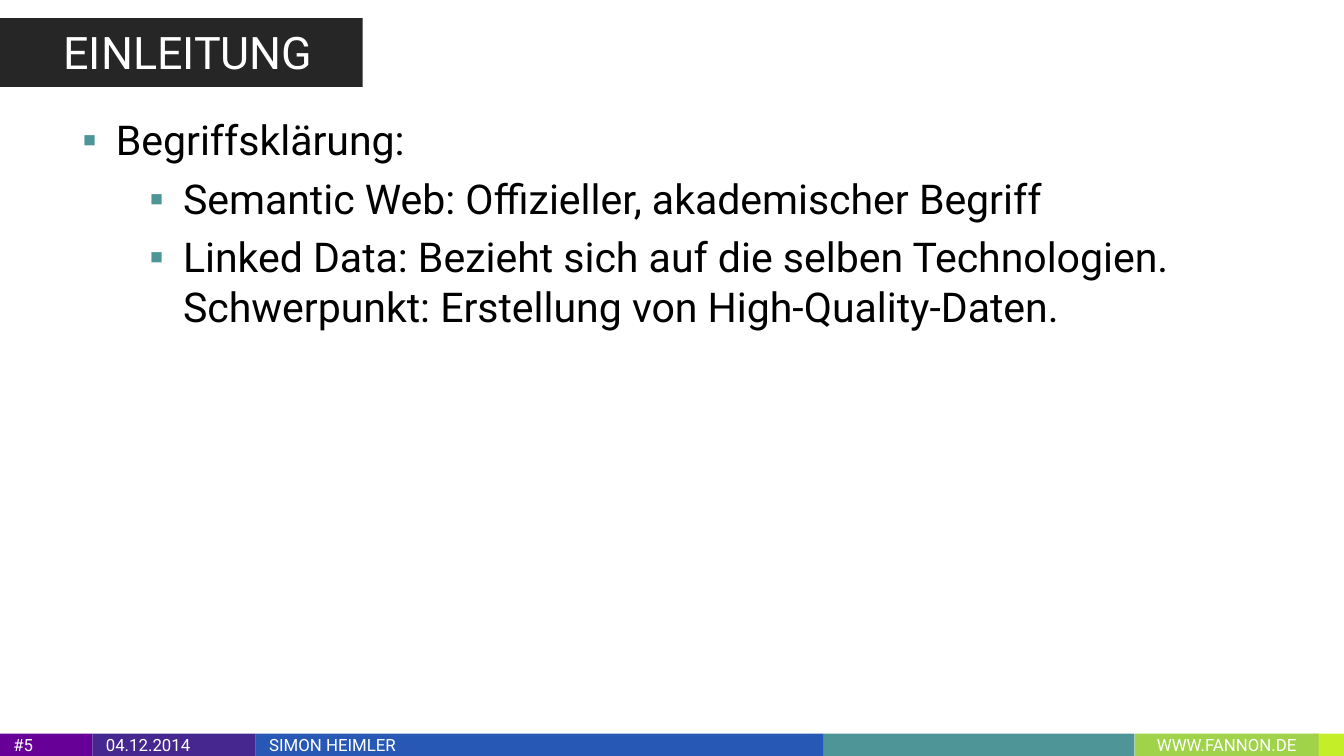
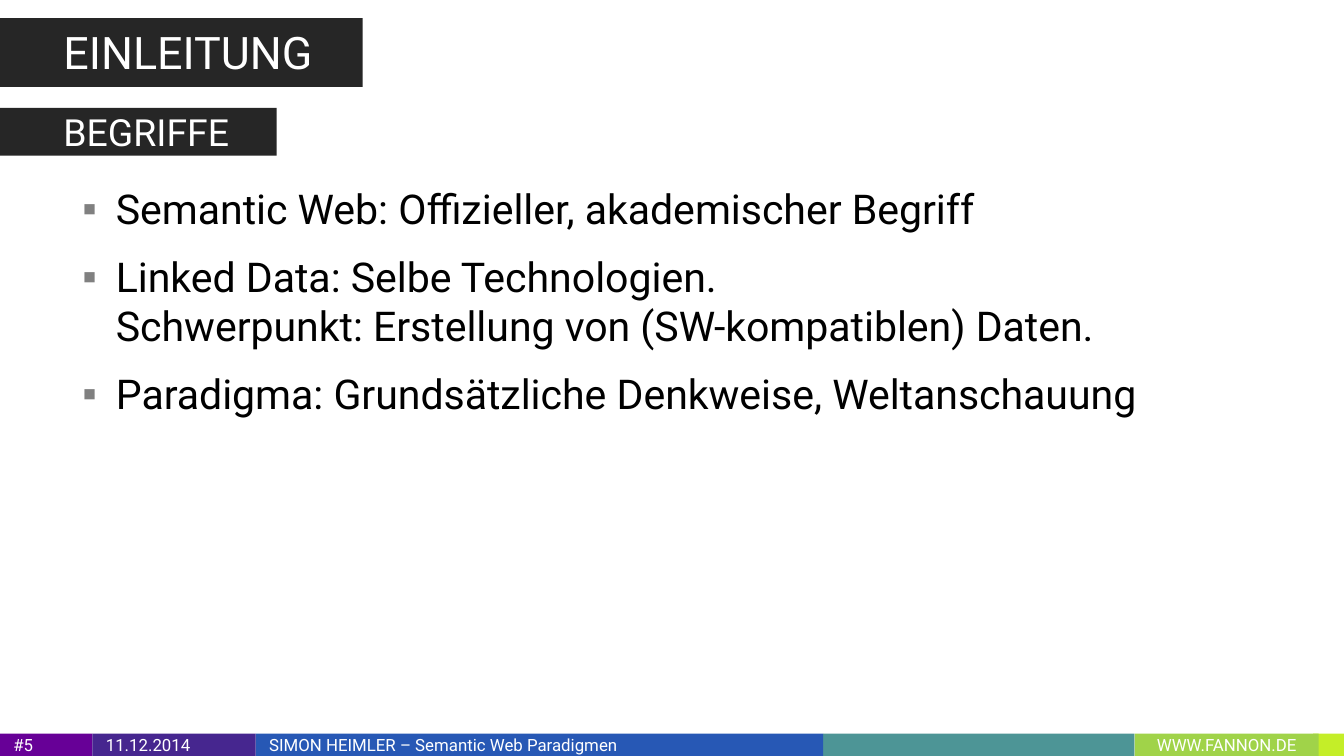
Before and after one commit to Fannon/SemanticWebParadigmen, a slide deck: slide 5 of Semantic Web Paradigmen PPT.pptx. Drawn at 1344x756 pixels with LibreOffice and Linux fonts; fonts in the diff are those of the drawing. Boxes give left, top, right and bottom in pixels: in the first picture for what was removed or moved away, otherwise in the second. Text is boxed around its words. In the diff, an @@ line names an element or a change of style, - is before the commit and + after.

```diff
--- a/Semantic Web Paradigmen PPT.pptx
+++ b/Semantic Web Paradigmen PPT.pptx
@@ rectangle added at bbox=[0, 108, 277, 155], fill #262626, 20 pt, text #FFFFFF @@
+BEGRIFFE
@@ text at bbox=[116, 123, 405, 164]: paragraph removed @@
-▪ Begriffsklärung:
@@ text "Semantic Web: Offizieller, akademischer Begriff": place and size @@
-text "Semantic Web: Offizieller, akademischer Begriff" at bbox=[116, 123, 1169, 331]
+text "Semantic Web: Offizieller, akademischer Begriff" at bbox=[116, 192, 1136, 418]
@@ text at bbox=[116, 192, 975, 233]: list level 2 to 1 in "Semantic Web: Offizieller, akademischer Begriff"; bullet colour #4D9596 to #808080 @@
@@ text at bbox=[116, 261, 1136, 418]: text changed @@
-  ▪ Linked Data: Bezieht sich auf die selben Technologien. Schwerpunkt: Erstellung von High-Quality-Daten.
+▪ Linked Data: Selbe Technologien.
+  Schwerpunkt: Erstellung von (SW-kompatiblen) Daten.
+▪ Paradigma: Grundsätzliche Denkweise, Weltanschauung
@@ text in rectangle at bbox=[106, 739, 190, 751]: text changed @@
-04.12.2014
+11.12.2014
@@ text in rectangle at bbox=[269, 738, 617, 755]: text changed @@
-SIMON HEIMLER
+SIMON HEIMLER – Semantic Web Paradigmen
```
Also in this commit, not shown: 48 other slides changed, 3 slides added, 1 slide removed.
